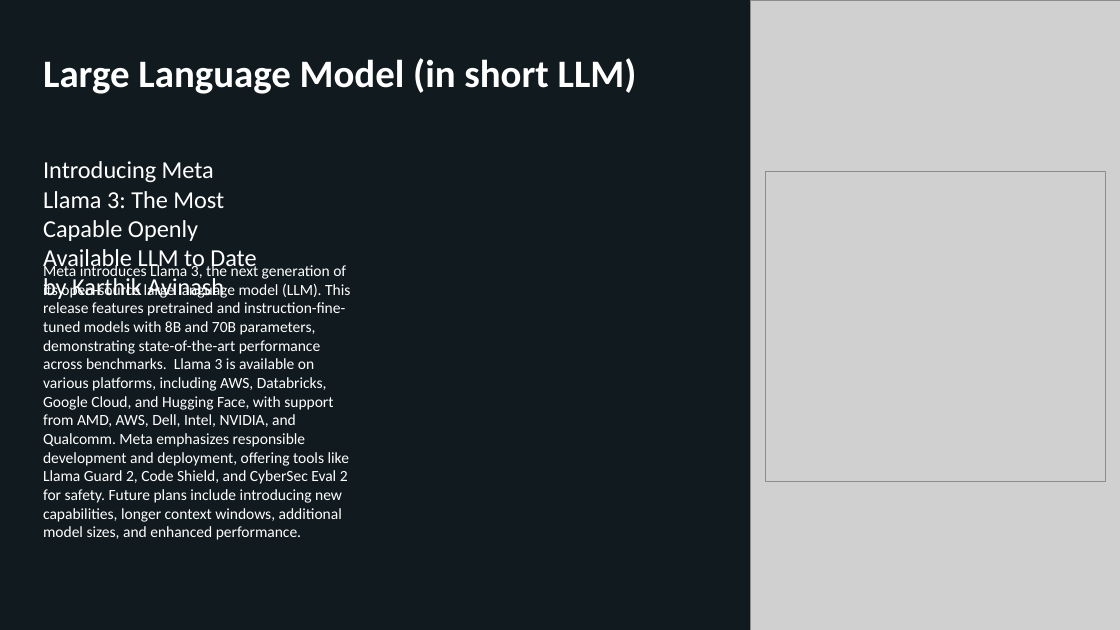
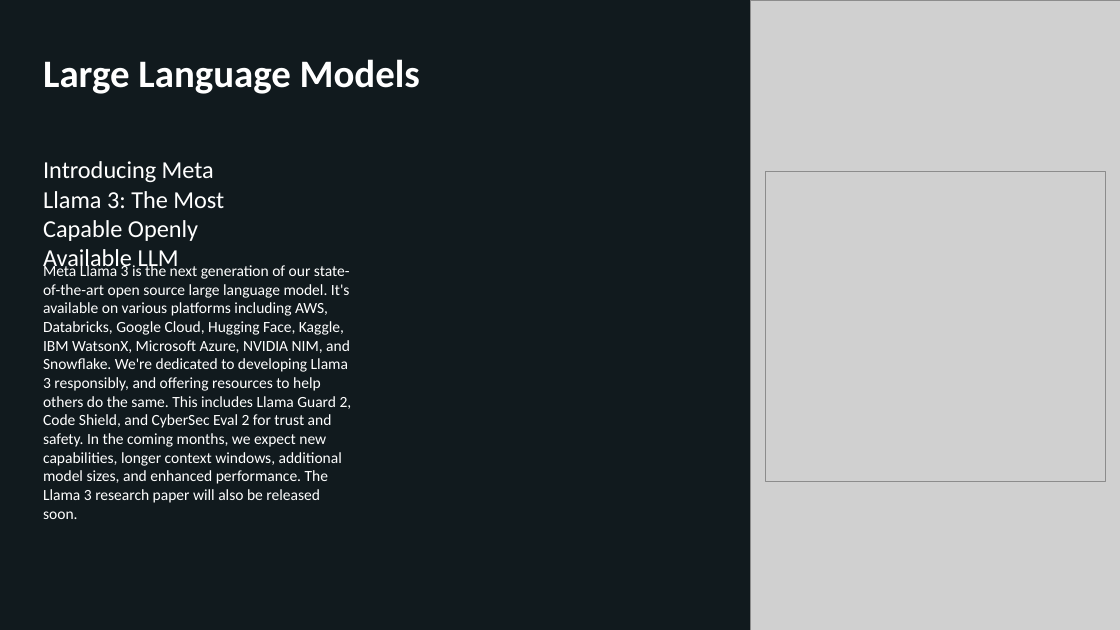
Before and after one commit to KarthikAvinash/Content-ppt-video-generator, a slide deck: slide 1 of updated_presentation.pptx. Drawn at 1120x630 pixels with LibreOffice and Linux fonts; fonts in the diff are those of the drawing; grey boxes stand for pictures; background and template pictures are left out; a plain dark background stands for a picture behind light text. Boxes give left, top, right and bottom in pixels: in the first picture for what was removed or moved away, otherwise in the second. Text is boxed around its words. In the diff, an @@ line names an element or a change of style, - is before the commit and + after.

```diff
--- a/updated_presentation.pptx
+++ b/updated_presentation.pptx
@@ text at (43, 59, 420, 94): text changed @@
-Large Language Model (in short LLM)
+Large Language Models
@@ text at (43, 161, 224, 272): text changed @@
-Introducing Meta Llama 3: The Most Capable Openly Available LLM to Date by Karthik Avinash
+Introducing Meta Llama 3: The Most Capable Openly Available LLM
@@ text at (43, 263, 352, 519): text changed @@
-Meta introduces Llama 3, the next generation of its open-source large language model (LLM). This release features pretrained and instruction-fine-tuned models with 8B and 70B parameters, demonstrating state-of-the-art performance across benchmarks. Llama 3 is available on various platforms, including AWS, Databricks, Google Cloud, and Hugging Face, with support from AMD, AWS, Dell, Intel, NVIDIA, and Qualcomm. Meta emphasizes responsible development and deployment, offering tools like Llama Guard 2, Code Shield, and CyberSec Eval 2 for safety. Future plans include introducing new capabilities, longer context windows, additional model sizes, and enhanced performance.
+Meta Llama 3 is the next generation of our state-of-the-art open source large language model. It's available on various platforms including AWS, Databricks, Google Cloud, Hugging Face, Kaggle, IBM WatsonX, Microsoft Azure, NVIDIA NIM, and Snowflake. We're dedicated to developing Llama 3 responsibly, and offering resources to help others do the same. This includes Llama Guard 2, Code Shield, and CyberSec Eval 2 for trust and safety. In the coming months, we expect new capabilities, longer context windows, additional model sizes, and enhanced performance. The Llama 3 research paper will also be released soon.
```
Also in this commit, not shown: 2 other slides changed, 3 other files.
